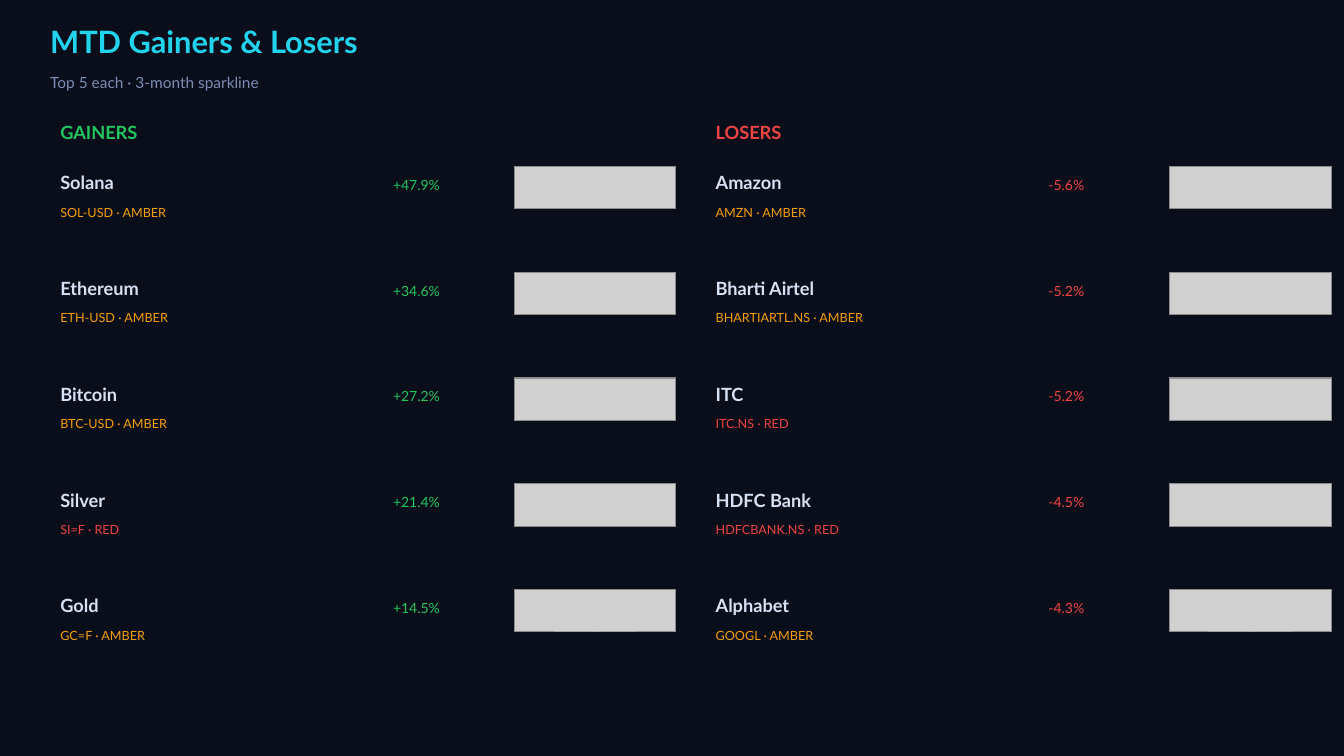
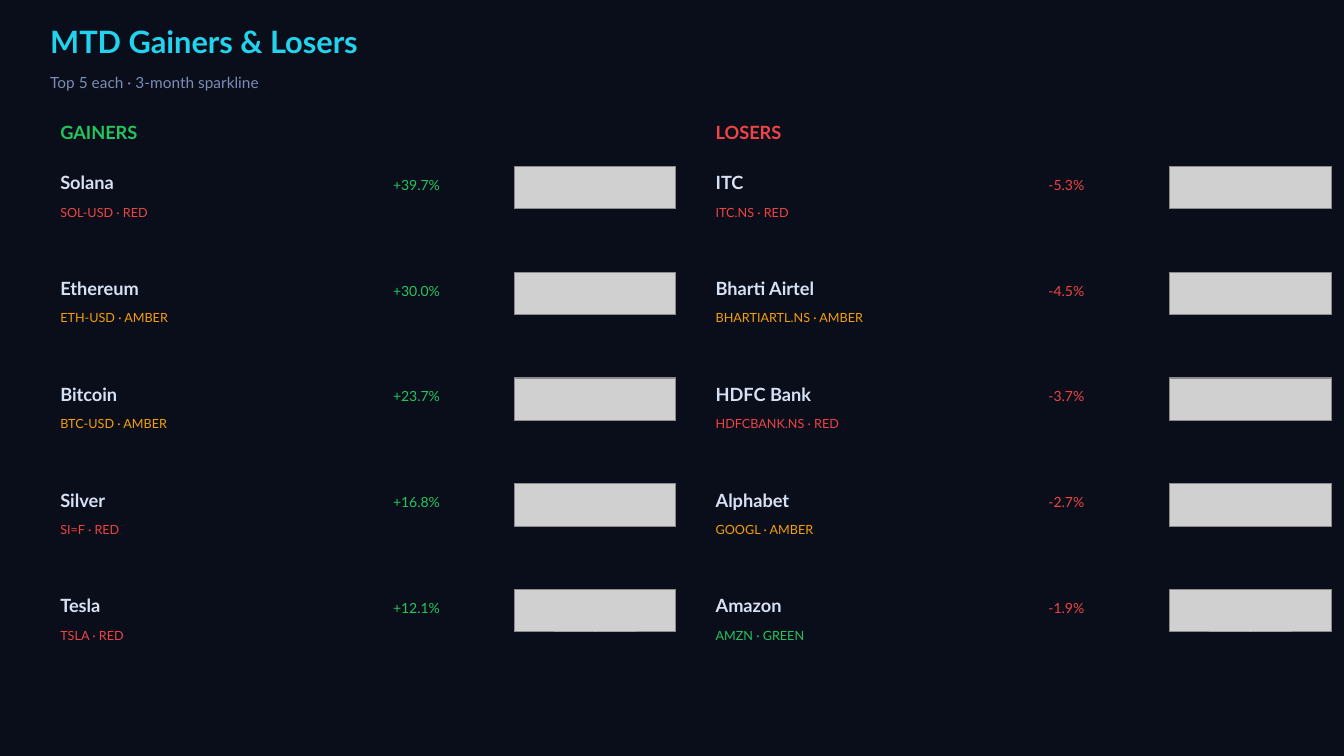
Before and after one commit to Pravkum23/pmr-terminal, a slide deck: slide 2 of docs/pmr_daily.pptx. Drawn at 1344x756 pixels with LibreOffice and Linux fonts; fonts in the diff are those of the drawing; grey boxes stand for pictures. Boxes give left, top, right and bottom in pixels: in the first picture for what was removed or moved away, otherwise in the second. Text is boxed around its words. In the diff, an @@ line names an element or a change of style, - is before the commit and + after.

```diff
--- a/docs/pmr_daily.pptx
+++ b/docs/pmr_daily.pptx
@@ text at bbox=[716, 175, 744, 189]: text changed @@
-Amazon
+ITC
@@ text at bbox=[60, 208, 148, 217]: text changed; text colour #F59E0B to #EF4444 @@
-SOL-USD · AMBER
+SOL-USD · RED
@@ text at bbox=[393, 180, 440, 190]: text changed @@
-+47.9%
++39.7%
@@ text at bbox=[716, 208, 789, 217]: text changed; text colour #F59E0B to #EF4444 @@
-AMZN · AMBER
+ITC.NS · RED
@@ text at bbox=[1048, 180, 1084, 190]: text changed @@
--5.6%
+-5.3%
@@ text at bbox=[393, 286, 440, 296]: text changed @@
-+34.6%
++30.0%
@@ text at bbox=[1048, 286, 1084, 296]: text changed @@
--5.2%
+-4.5%
@@ text removed at bbox=[716, 387, 744, 401] @@
-ITC
@@ text at bbox=[393, 391, 440, 401]: text changed @@
-+27.2%
++23.7%
@@ text at bbox=[716, 419, 839, 428]: text changed @@
-ITC.NS · RED
+HDFCBANK.NS · RED
@@ text at bbox=[1048, 391, 1084, 401]: text changed @@
--5.2%
+-3.7%
@@ text at bbox=[393, 497, 440, 507]: text changed @@
-+21.4%
++16.8%
@@ text at bbox=[1048, 497, 1084, 507]: text changed @@
--4.5%
+-2.7%
@@ 3 texts: place and size @@
-3 texts at bbox=[716, 493, 814, 640]
+3 texts at bbox=[716, 387, 814, 534]
@@ text removed at bbox=[716, 525, 839, 534] @@
-HDFCBANK.NS · RED
@@ text at bbox=[60, 598, 100, 612]: text changed @@
-Gold
+Tesla
@@ text added at bbox=[716, 599, 782, 612], 13 pt, text #D7E1F3, bold @@
+Amazon
@@ text at bbox=[393, 603, 440, 613]: text changed @@
-+14.5%
++12.1%
@@ text at bbox=[1048, 603, 1084, 613]: text changed @@
--4.3%
+-1.9%
@@ text at bbox=[60, 631, 124, 640]: text changed; text colour #F59E0B to #EF4444 @@
-GC=F · AMBER
+TSLA · RED
@@ text added at bbox=[716, 631, 804, 640], 9 pt, text #22C55E @@
+AMZN · GREEN
```
Also in this commit, not shown: 4 other slides changed, 2 other files.
